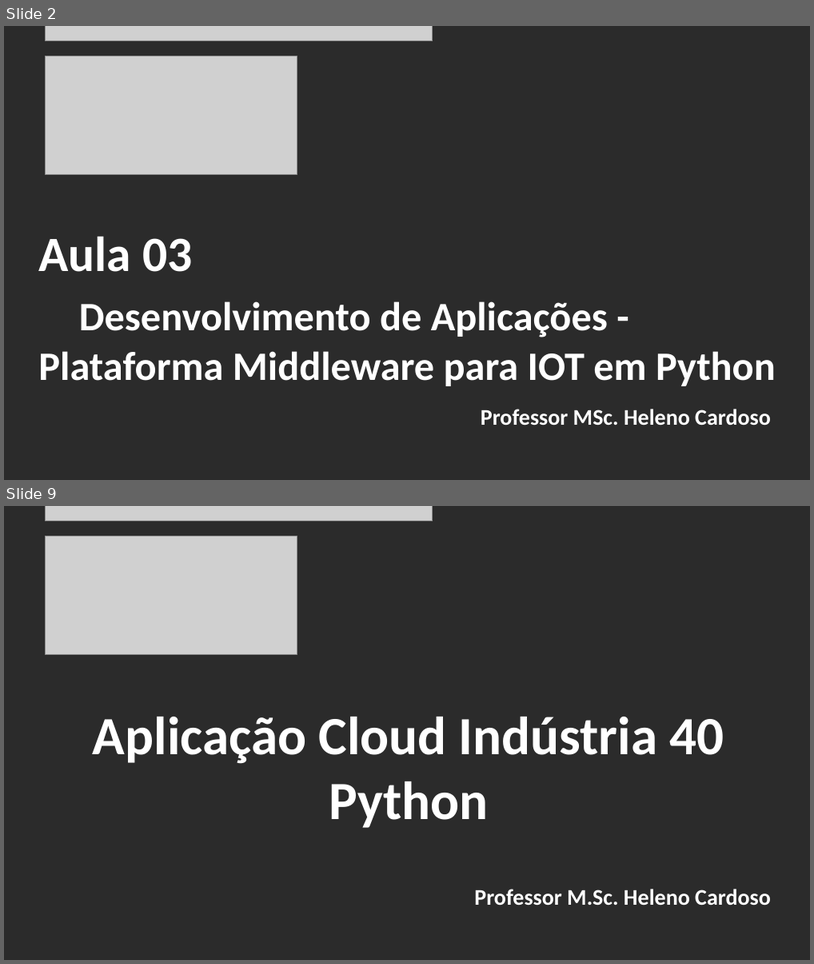
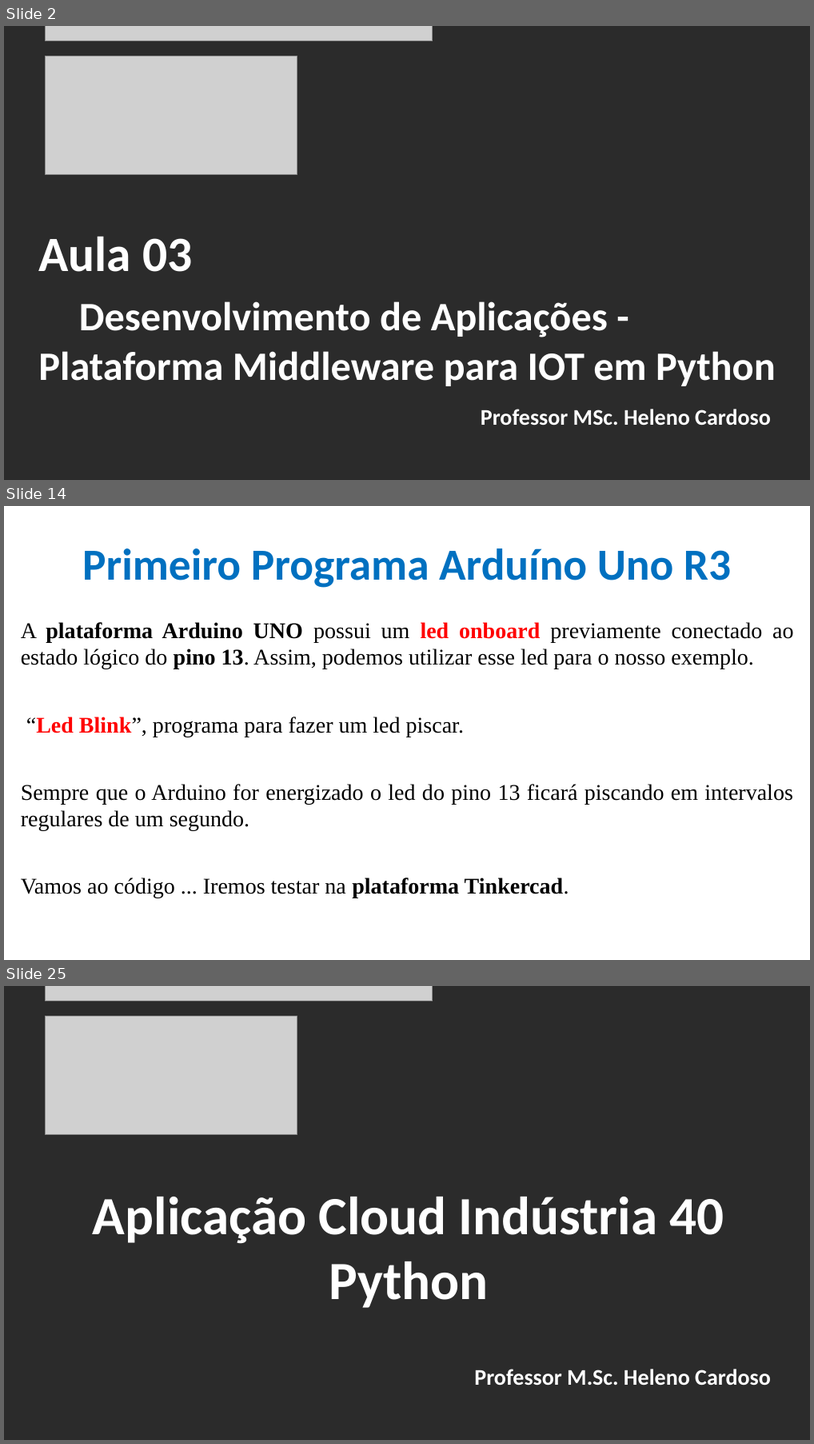
Before and after one commit to CloudEducationBrazil/WydenArea1AplicacaoCloudIndustria40Python, a slide deck: 01 Classes/Aula 03 - Aplicação Cloud Indústria 40 Python IoT Plataforma Arduino Tinkercad.pptx. Shown one above the other, each under a label of ours: slides 2 and 9 before the commit, slides 2, 14 and 25 after it; the slides between them are not shown. The pictures are 814x964 and 814x1444 pixels, drawn with LibreOffice and Linux fonts; fonts in the diff are those of the drawing; grey boxes stand for pictures; background and template pictures are left out; a plain dark background stands for a picture behind light text. Boxes give left, top, right and bottom in pixels: in the first picture for what was removed or moved away, otherwise in the second. Text is boxed around its words. In the diff, an @@ line names an element or a change of style, - is before the commit and + after.

```diff
--- a/01 Classes/Aula 03 - Aplicação Cloud Indústria 40 Python IoT Plataforma Arduino Tinkercad.pptx
+++ b/01 Classes/Aula 03 - Aplicação Cloud Indústria 40 Python IoT Plataforma Arduino Tinkercad.pptx
@@ slide 14 added at (x1=4, y1=506, x2=810, y2=960), background picture (left out) @@
@@ title added at (x1=82, y1=548, x2=731, y2=588), 39.6 pt, text #0070C0, bold @@
+Primeiro Programa Arduíno Uno R3
@@ text added at (x1=21, y1=622, x2=794, y2=898), 20 pt, text #000000 @@
+A plataforma Arduino UNO possui um led onboard previamente conectado ao estado lógico do pino 13. Assim, podemos utilizar esse led para o nosso exemplo.
+“Led Blink”, programa para fazer um led piscar.
+Sempre que o Arduino for energizado o led do pino 13 ficará piscando em intervalos regulares de um segundo.
+Vamos ao código ... Iremos testar na plataforma Tinkercad.
@@ what was slide 9 is now slide 25 @@
```
Also in this commit, not shown: 6 slides changed, 15 other slides added, 1 other file.
